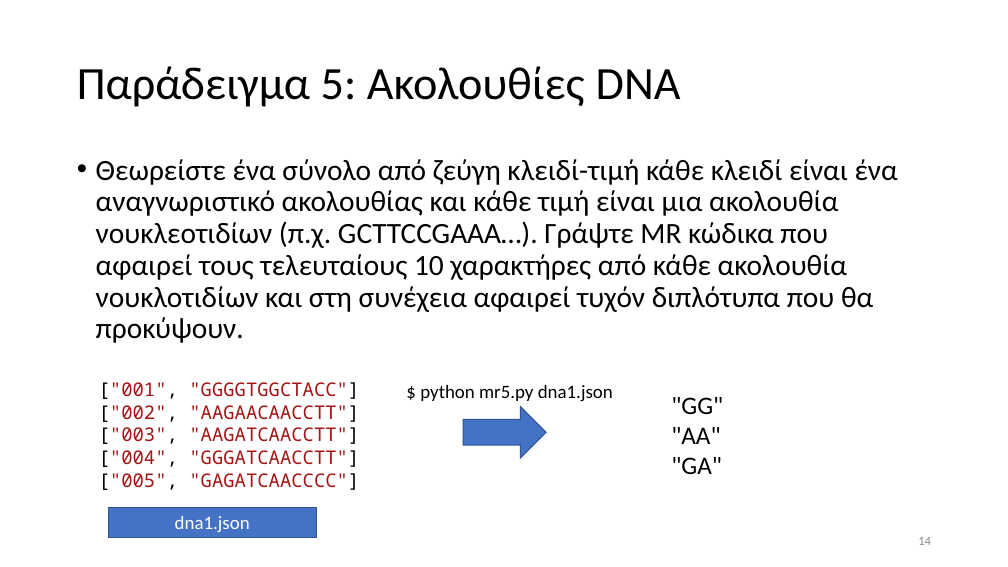
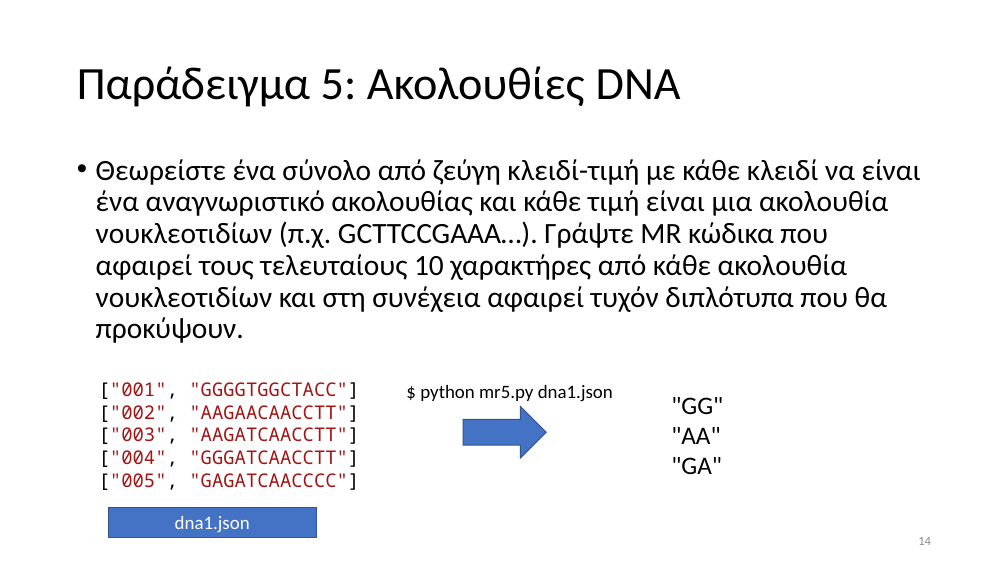
Before and after one commit to chgogos/big_data, a slide deck: slide 14 of 05. Map Reduce παραδείγματα.pptx. Drawn at 1008x567 pixels with LibreOffice and Linux fonts; fonts in the diff are those of the drawing. Boxes give left, top, right and bottom in pixels: in the first picture for what was removed or moved away, otherwise in the second. Text is boxed around its words. In the diff, an @@ line names an element or a change of style, - is before the commit and + after.

```diff
--- a/05. Map Reduce παραδείγματα.pptx
+++ b/05. Map Reduce παραδείγματα.pptx
@@ text at bbox=[96, 159, 921, 343]: text changed @@
-• Θεωρείστε ένα σύνολο από ζεύγη κλειδί-τιμή κάθε κλειδί είναι ένα αναγνωριστικό ακολουθίας και κάθε τιμή είναι μια ακολουθία νουκλεοτιδίων (π.χ. GCTTCCGAAA…). Γράψτε MR κώδικα που αφαιρεί τους τελευταίους 10 χαρακτήρες από κάθε ακολουθία νουκλοτιδίων και στη συνέχεια αφαιρεί τυχόν διπλότυπα που θα προκύψουν.
+• Θεωρείστε ένα σύνολο από ζεύγη κλειδί-τιμή με κάθε κλειδί να είναι ένα αναγνωριστικό ακολουθίας και κάθε τιμή είναι μια ακολουθία νουκλεοτιδίων (π.χ. GCTTCCGAAA…). Γράψτε MR κώδικα που αφαιρεί τους τελευταίους 10 χαρακτήρες από κάθε ακολουθία νουκλεοτιδίων και στη συνέχεια αφαιρεί τυχόν διπλότυπα που θα προκύψουν.
```
Also in this commit, not shown: 5 other slides changed, 3 other files.
